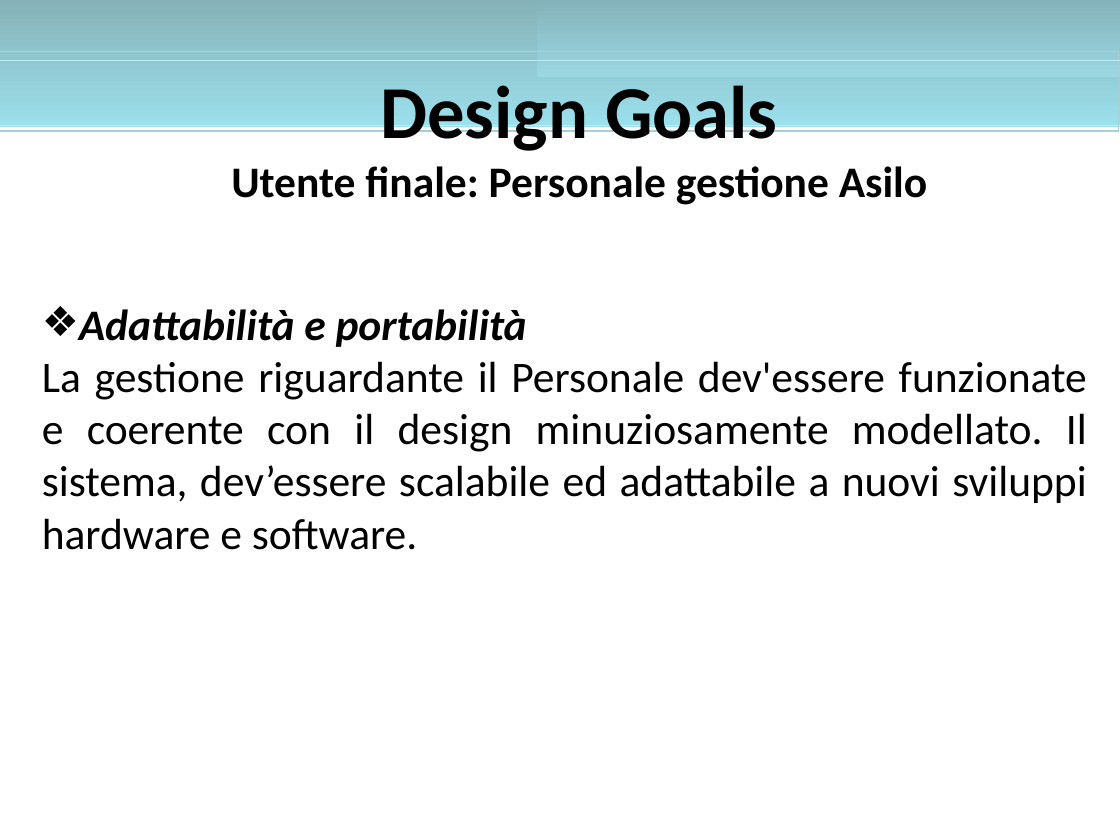
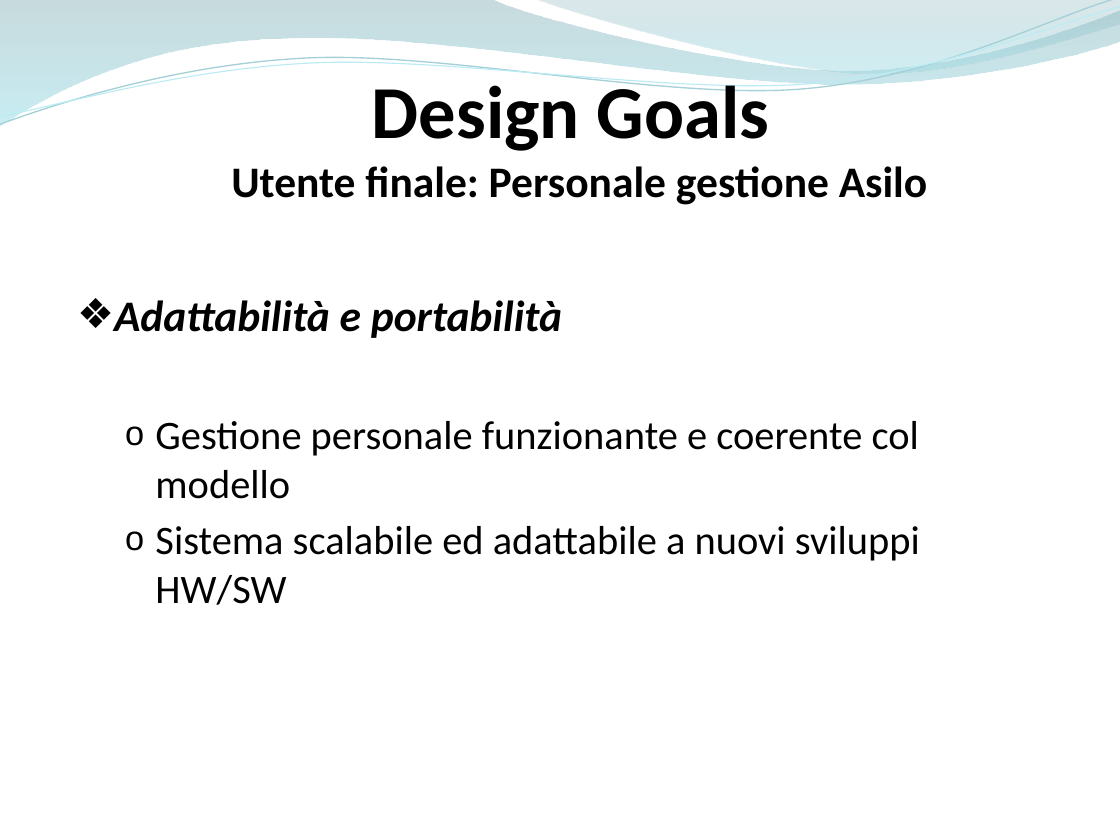
Before and after one commit to ammirate/at-silo, a slide deck: slide 7 of Presentazione/Atsilo1/Micco/Atsilo_A_Micco.pptx. Drawn at 1120x840 pixels with LibreOffice and Linux fonts; fonts in the diff are those of the drawing. Boxes give left, top, right and bottom in pixels: in the first picture for what was removed or moved away, otherwise in the second. Text is boxed around its words. In the diff, an @@ line names an element or a change of style, - is before the commit and + after.

```diff
--- a/Presentazione/Atsilo1/Micco/Atsilo_A_Micco.pptx
+++ b/Presentazione/Atsilo1/Micco/Atsilo_A_Micco.pptx
@@ rectangle removed at bbox=[0, 0, 1120, 127] @@
@@ freeform shape added at bbox=[0, 0, 1120, 127], fill gradient #86B2B9 to #9BE0EC @@
@@ freeform shape added at bbox=[0, 0, 1120, 131], outline #A5D0D7 0.85 pt @@
@@ freeform shape added at bbox=[0, 7, 1120, 125], outline #BBECF4 0.75 pt @@
@@ rectangle removed at bbox=[536, 0, 1120, 77] @@
@@ freeform shape added at bbox=[536, 0, 1120, 77], fill gradient #84B3BB to #9BD7E1 @@
@@ rectangle removed at bbox=[0, 52, 1119, 131] @@
@@ text "Design Goals" rewrapped from bbox=[231, 85, 927, 205] to bbox=[231, 76, 927, 205] @@
@@ rectangle removed at bbox=[0, 60, 1120, 125] @@
@@ text "Adattabilità e portabilità": place and size @@
-text "Adattabilità e portabilità" at bbox=[42, 309, 1087, 550]
+text "Adattabilità e portabilità" at bbox=[114, 300, 920, 605]
@@ text at bbox=[114, 300, 562, 338]: indent changed; more space between paragraphs @@
@@ text at bbox=[155, 421, 920, 605]: text changed; size 28 to 26 pt @@
-La gestione riguardante il Personale dev'essere funzionate e coerente con il design minuziosamente modellato. Il sistema, dev’essere scalabile ed adattabile a nuovi sviluppi hardware e software.
+  o Gestione personale funzionante e coerente col modello
+  o Sistema scalabile ed adattabile a nuovi sviluppi HW/SW
```
Also in this commit, not shown: 16 other slides changed, 7 slides added, 6 slides removed.
